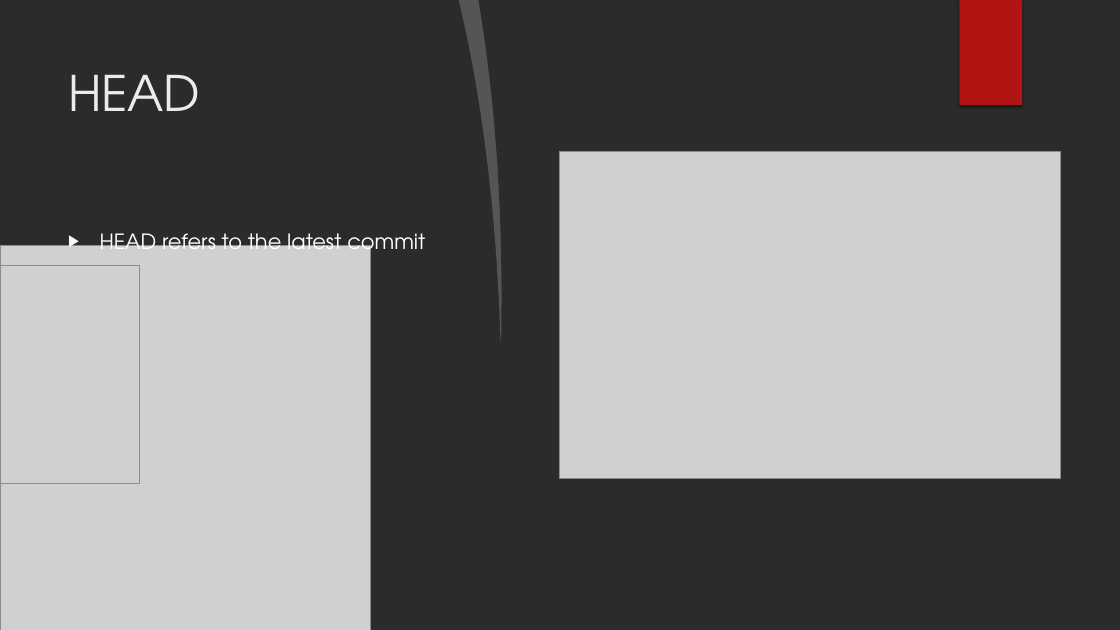
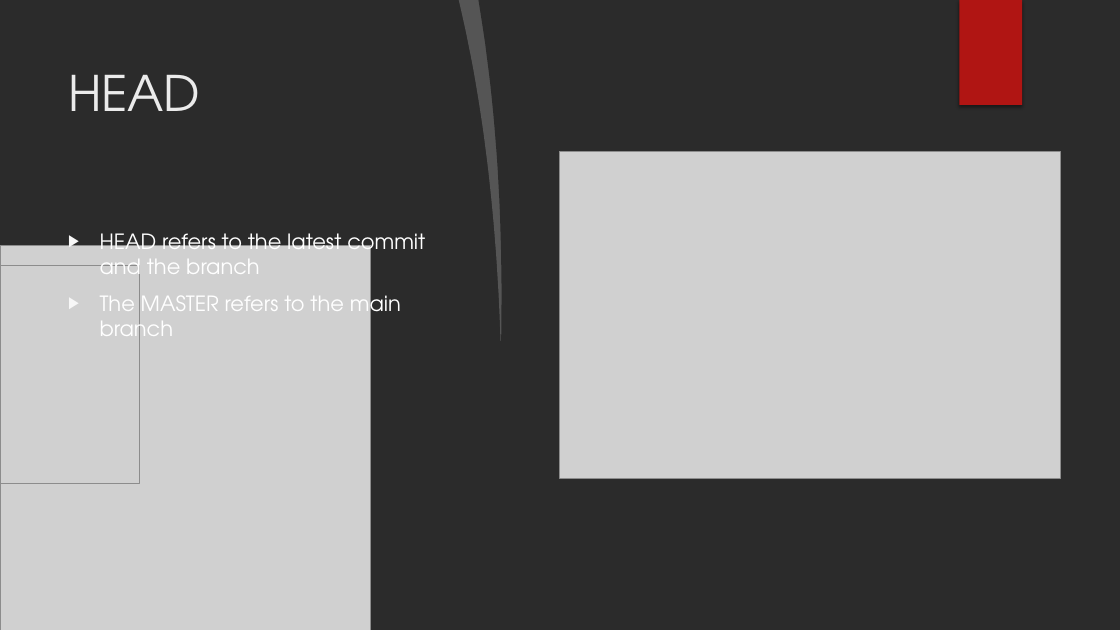
Before and after one commit to vmmunoz4/CS319-FinalProject, a slide deck: slide 6 of Git_Presentation.pptx. Drawn at 1120x630 pixels with LibreOffice and Linux fonts; fonts in the diff are those of the drawing; grey boxes stand for pictures; background and template pictures are left out; a plain dark background stands for a picture behind light text. Boxes give left, top, right and bottom in pixels: in the first picture for what was removed or moved away, otherwise in the second. Text is boxed around its words. In the diff, an @@ line names an element or a change of style, - is before the commit and + after.

Commit message:
added slides explaining versioning: commits, graphs, repositories etc.

```diff
--- a/Git_Presentation.pptx
+++ b/Git_Presentation.pptx
@@ text at box(100, 227, 425, 346): text changed @@
-▶ HEAD refers to the latest commit
+▶ HEAD refers to the latest commit and the branch
+▶ The MASTER refers to the main branch
```
Also in this commit, not shown: 1 other slide changed, 4 slides added, 10 other files.
